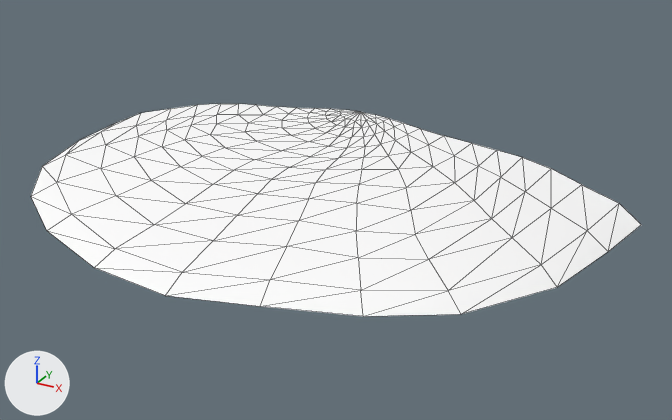
Two versions of the glTF model public/siege/scifi/desert_SM_Env_Lava_Spread_01.gltf, one commit apart.
Both versions are drawn from a 50 mm lens placed at (7.91, -14.94, 6.07), pointed at (1.02, -2.41, -0.19). Arrows for +X, +Y and +Z are at lower left; the lights stay in place. The first picture is the older version. Mesh edges are drawn as thin lines. Where no turn or scale is listed for an object, it has been applied to the vertices.

Names of what the first picture shows: 'SM_Env_Lava_Spread_01'.
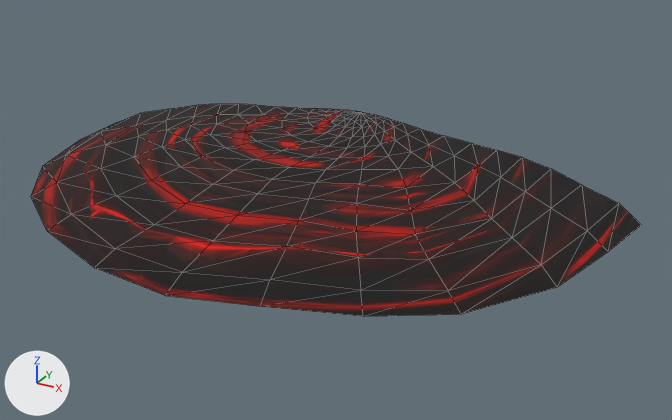
Boxes [x1, y1, x2, y2] around the edits, measured in the pictures (672 x 420 px):
'SM_Env_Lava_Spread_01', surface changed (darker)
    both: [31, 104, 641, 316]

The change in detail:
Picture 'Lavawave_Hot' (img_lavawave_hot) is new.
In material 'Lavawave' (mat_lavawave), base_color is no longer (1.0, 1.0, 1.0), white #ffffff.
In material 'Lavawave' (mat_lavawave), texture is now set to img_lavawave_hot.
